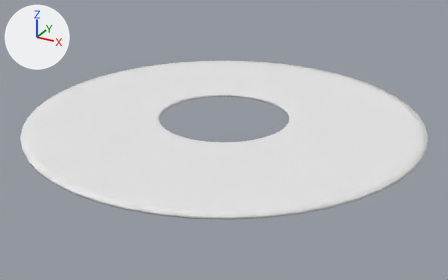
One commit to the OBJ model project5/static/3Dassets/vinylRim.obj: the scene before it, then after it.
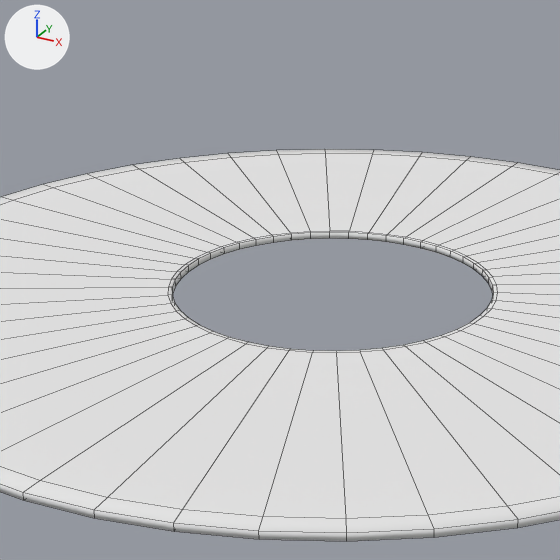
Each version is shown whole from a 50 mm camera at (185.0, -336.0, 152.0) aimed at (3.0, -5.0, -14.0), then close up on the part from 20% to 71% of the width and 0% to 81% of the height. Lighting does not change. The marker at upper left points along +X, +Y and +Z. The close-ups show mesh edges as thin lines. Where no turn or scale is listed for an object, it has been applied to the vertices.

Script lines for the objects in view, before the commit:
```python
me_vinylrim = bpy.data.meshes.new('vinylRim')
me_vinylrim.from_pydata(...)  # 384 vertices, 384 faces; spans x -129.0..129.0, y -129.0..129.0, z -1.0..1.0
me_vinylrim.materials.append(mat_default)  # white #e7e7e7
ob_vinylrim = bpy.data.objects.new('vinylRim', me_vinylrim)
ob_vinylrim.location = (0.0, 0.0, 0.0)
```
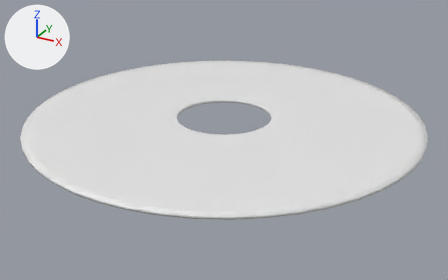
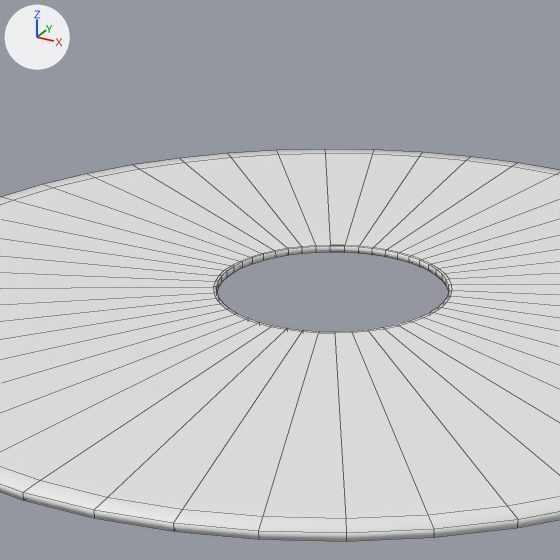
Location of each change, [x1, y1, x2, y2] in pixels of the close-ups (560 x 560 px; the box of a moved part takes in the faces that stretch with it):
```json
{"part": 1, "of": "me_vinylrim", "change": "moved or reshaped", "before": [0, 182, 560, 483], "after": [0, 182, 560, 483]}
```

Edits to the scene script, one JSON object a line:
```json
{"block": "me_vinylrim", "where": "me_vinylrim.from_pydata(...)  # 384 vertices, 384 faces; spans x -129.0..129.0, y -129.0..129.0, z -1.0..1.0"}
{"block": "me_vinylrim", "where": "# used by ob_vinylrim; location = (0.0, 0.0, 0.0)"}
{"block": "me_vinylrim", "change": "me_vinylrim part 1: all 192 vertices in x -45.0..45.0, y -45.0..45.0, z -1.0..1.0 are scaled about their middle by (0.726, 0.726, 1)"}
```
